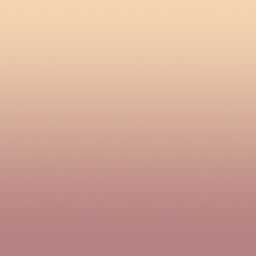
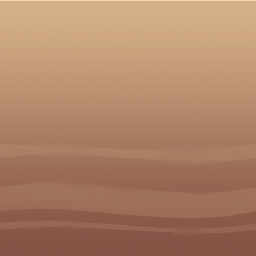
Before/after of a (256, 256) layered artwork. What changed in the layer stack:
added layer "Layer 2" (57%) above "Layer 1" over [left=0, top=137, right=256, bottom=240]
painted on "Layer 1" over [left=0, top=1, right=256, bottom=256]
